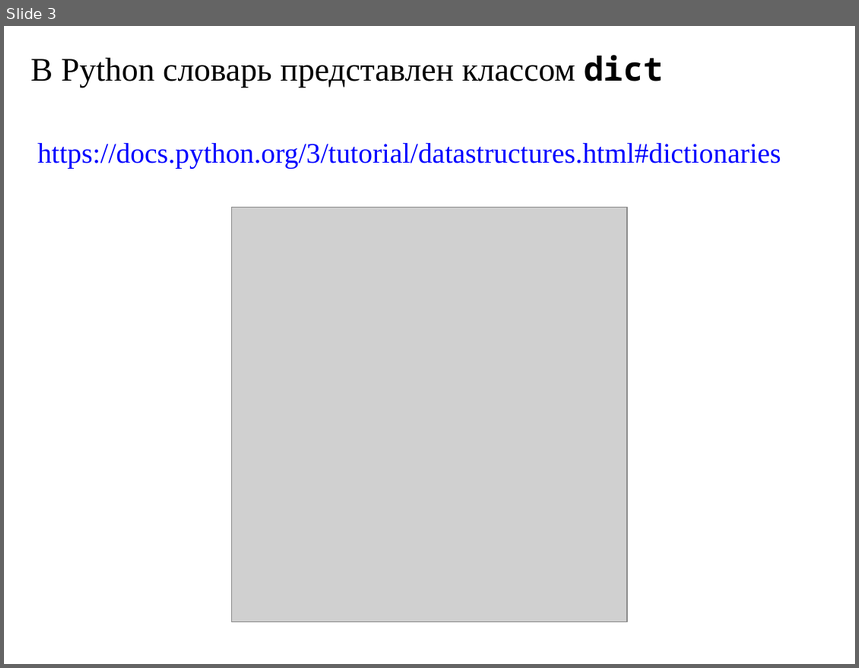
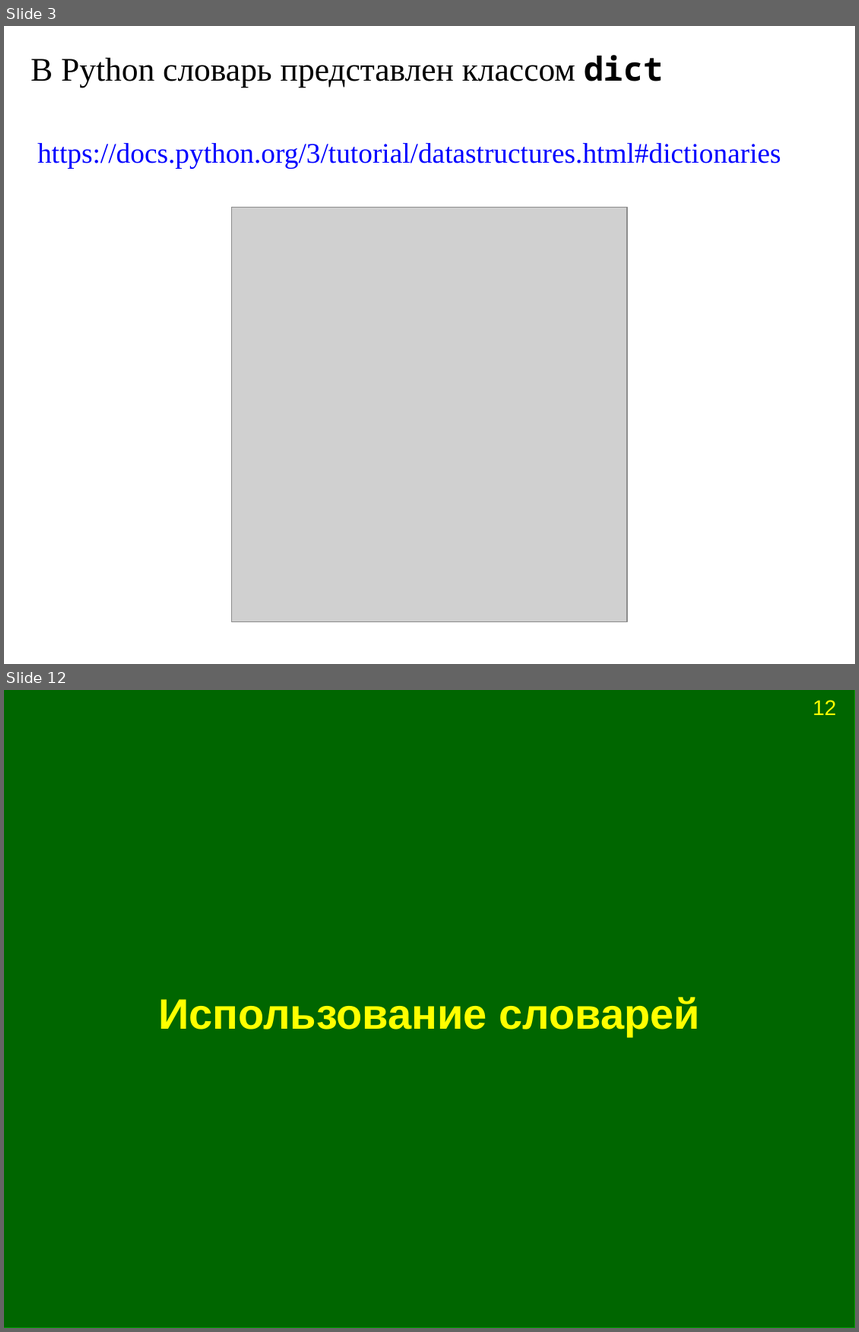
Before and after one commit to Jenyay/modelling, a slide deck: python language/presentations/07. Basic data structures. Dictionaries.odp. Shown one above the other, each under a label of ours: slide 3 before the commit, slides 3 and 12 after it; the slides between them are not shown. The pictures are 859x668 and 859x1332 pixels, drawn with LibreOffice and Linux fonts; fonts in the diff are those of the drawing; grey boxes stand for pictures. Boxes give left, top, right and bottom in pixels: in the first picture for what was removed or moved away, otherwise in the second. Text is boxed around its words. In the diff, an @@ line names an element or a change of style, - is before the commit and + after.

```diff
--- a/python language/presentations/07. Basic data structures. Dictionaries.odp
+++ b/python language/presentations/07. Basic data structures. Dictionaries.odp
@@ slide 12 added at box(4, 690, 855, 1328), background #FFFFFF @@
@@ rectangle added at box(4, 690, 855, 1328), fill #006600, outline #009900 0 pt @@
@@ page number added at box(813, 700, 836, 715), 18 pt, text #FFFF00 @@
+12
@@ title added at box(158, 997, 701, 1036), 36 pt, text #FFFF00, bold @@
+Использование словарей
```
Also in this commit, not shown: 1 slide changed, 13 other slides added, 1 other file.
